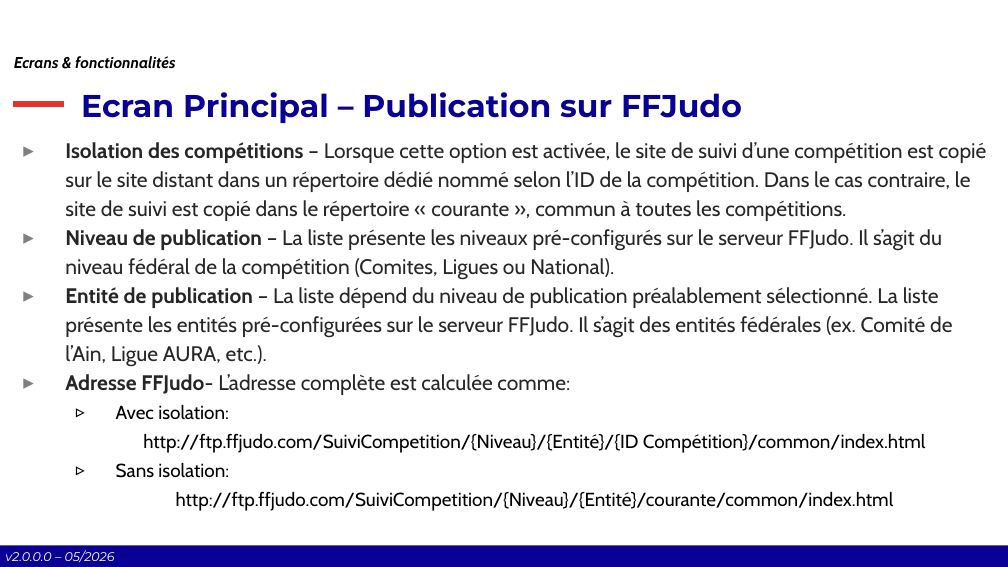
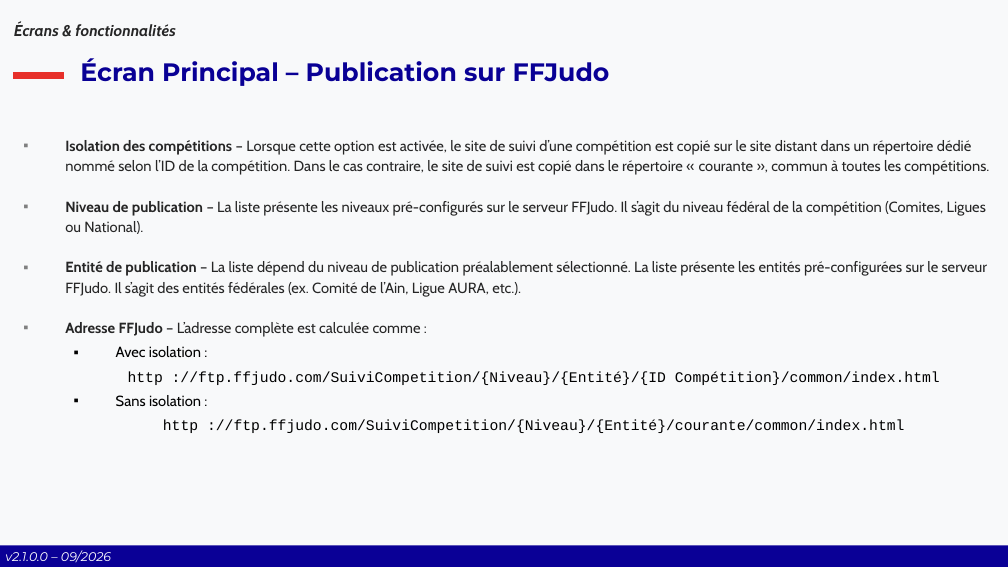
Before and after one commit to Comite-Rhone-Judo/PublicationSuiviCompetition, a slide deck: slide 25 of AppPublication/Documentation/PublicationSuiviCompetition - Manuel d'utilisation.pptx. Drawn at 1008x567 pixels with LibreOffice and Linux fonts; fonts in the diff are those of the drawing; background and template pictures are left out. Boxes give left, top, right and bottom in pixels: in the first picture for what was removed or moved away, otherwise in the second. Text is boxed around its words. In the diff, an @@ line names an element or a change of style, - is before the commit and + after.

Commit message:
Tri phases + ordre XML, corrections XAML & ergonomie
- Ajout du tri des phases et de l'attribut "ordre" dans l'export XML (ExportXML.cs, Phase.cs, ConstantXML.cs)
- Mise à jour de l'XSLT avancement_site.xslt pour affichage ordonné et ergonomique des phases
- Harmonisation des libellés, info-bulles et textes dans les vues XAML (cohérence typographique, accents, espaces)
- Correction de l'auto-refresh JS pour éviter le rechargement intempestif
- Ajustement de la hauteur de RechercheServer.xaml
- Uniformisation des boutons "OK" dans les dialogues

```diff
--- a/AppPublication/Documentation/PublicationSuiviCompetition - Manuel d'utilisation.pptx
+++ b/AppPublication/Documentation/PublicationSuiviCompetition - Manuel d'utilisation.pptx
@@ background #FFFFFF to #F8F9FA @@
@@ text at box(14, 23, 175, 36): text changed; text colour #000000 to #262626 @@
-Ecrans & fonctionnalités
+Écrans & fonctionnalités
@@ title at box(80, 58, 610, 86): text changed; size 30 to 24 pt @@
-Ecran Principal – Publication sur FFJudo
+Écran Principal – Publication sur FFJudo
@@ title "Écran Principal – Publication sur ..." at box(80, 58, 610, 86): vertical alignment bottom to middle @@
@@ line moved from (14, 104) - (64, 104) to (14, 76) - (64, 76) @@
@@ rectangle removed at box(227, 116, 782, 450) @@
@@ text at box(65, 140, 989, 297): size 20 to 14 pt in "Isolation des compétitions – Lorsque cette option ...", "Niveau de publication – La liste présente ...", "Entité de publication – La liste dépend ..."; bullet ▸ to ▪ @@
@@ text at box(65, 322, 940, 433): text changed; size 18 to 14 pt; font Cabin to Courier New @@
-▸ Adresse FFJudo- L’adresse complète est calculée comme:
-  ▹ Avec isolation:
-  http://ftp.ffjudo.com/SuiviCompetition/{Niveau}/{Entité}/{ID Compétition}/common/index.html
-  ▹ Sans isolation:
-  http://ftp.ffjudo.com/SuiviCompetition/{Niveau}/{Entité}/courante/common/index.html
+▪ Adresse FFJudo – L’adresse complète est calculée comme :
+  ▪ Avec isolation :
+  http ://ftp.ffjudo.com/SuiviCompetition/{Niveau}/{Entité}/{ID Compétition}/common/index.html
+  ▪ Sans isolation :
+  http ://ftp.ffjudo.com/SuiviCompetition/{Niveau}/{Entité}/courante/common/index.html
@@ text at box(5, 550, 111, 563): text changed @@
-v2.0.0.0 – 05/2026
+v2.1.0.0 – 09/2026
```
Also in this commit, not shown: 51 other slides changed, 4 slides added, 1 slide removed, 16 other files.
